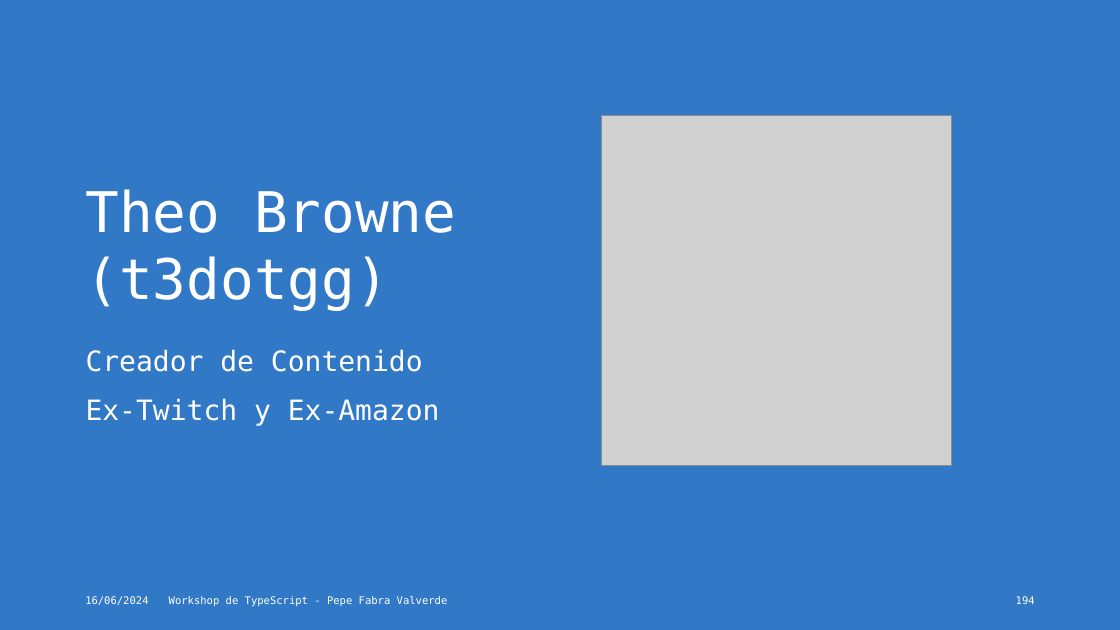
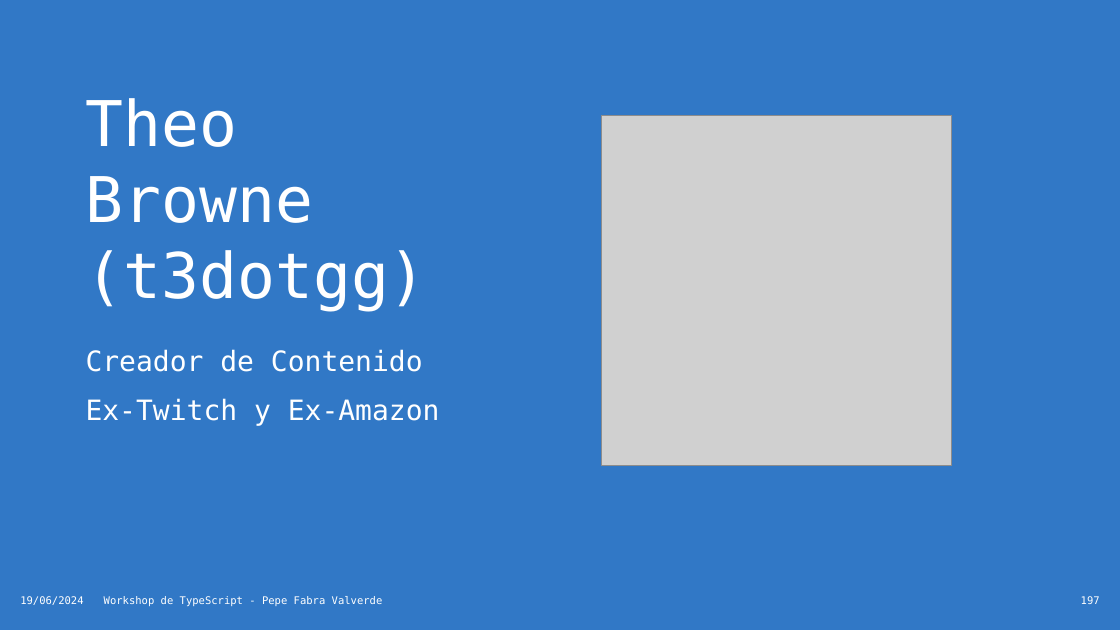
Before and after one commit to jofaval/talks-about, a slide deck: slide 197 of workshops/typescript/typescript-workshop.es.pptx (slide 194 before the commit). Drawn at 1120x630 pixels with LibreOffice and Linux fonts; fonts in the diff are those of the drawing; grey boxes stand for pictures. Boxes give left, top, right and bottom in pixels: in the first picture for what was removed or moved away, otherwise in the second. Text is boxed around its words. In the diff, an @@ line names an element or a change of style, - is before the commit and + after.

```diff
--- a/workshops/typescript/typescript-workshop.es.pptx
+++ b/workshops/typescript/typescript-workshop.es.pptx
@@ title "Theo Browne (t3dotgg)" at <box>86,98,427,311</box>: size 48 to 54 pt @@
@@ text at <box>20,596,83,605</box>: text changed @@
-16/06/2024
+19/06/2024
@@ text "Workshop de TypeScript - Pepe ...": place and size @@
-text "Workshop de TypeScript - Pepe ..." at <box>169,596,448,606</box>
+text "Workshop de TypeScript - Pepe ..." at <box>104,596,383,606</box>
@@ page number at <box>1081,596,1100,604</box>: text changed @@
-194
+197
```
Also in this commit, not shown: 188 other slides changed, 4 slides added, 2 other files.
